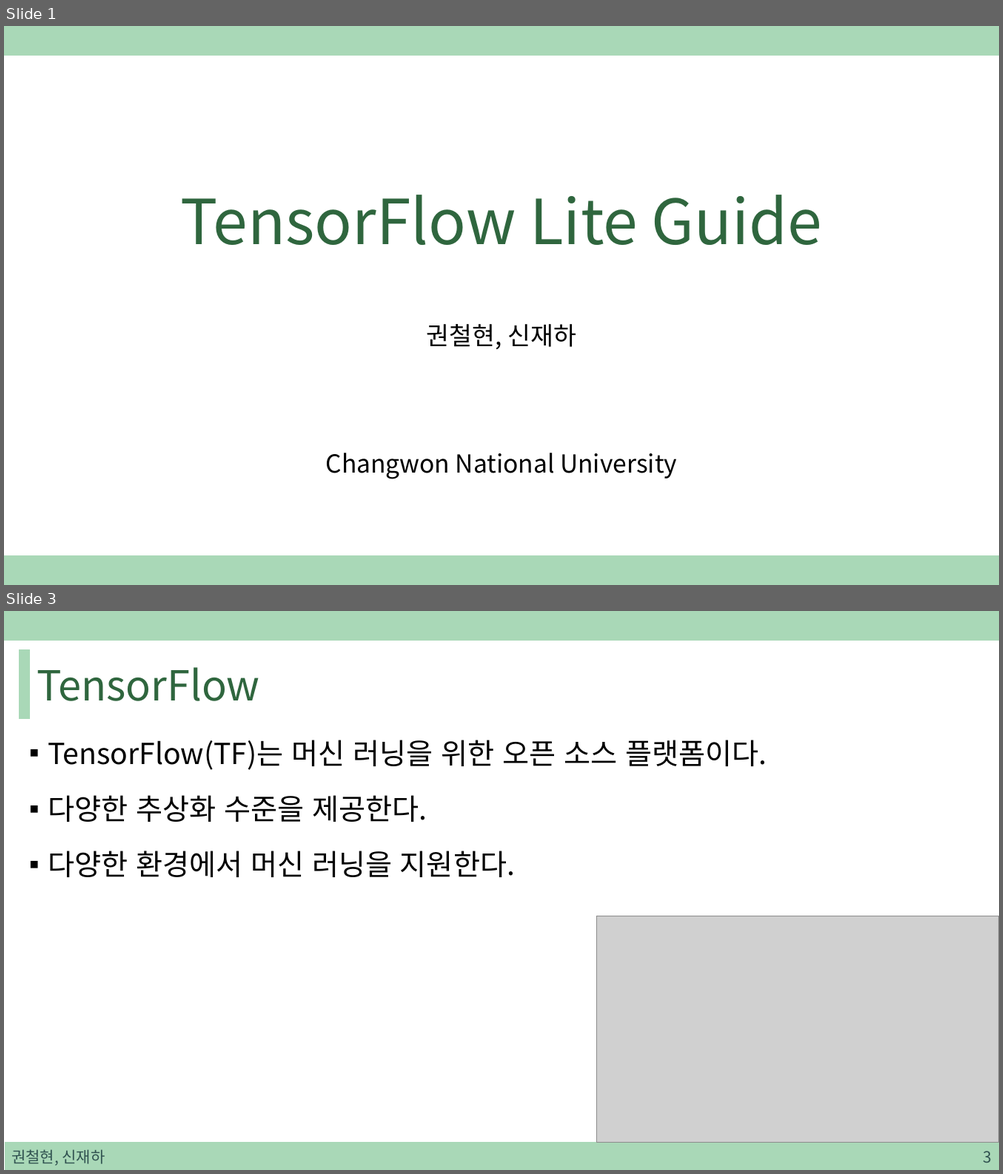
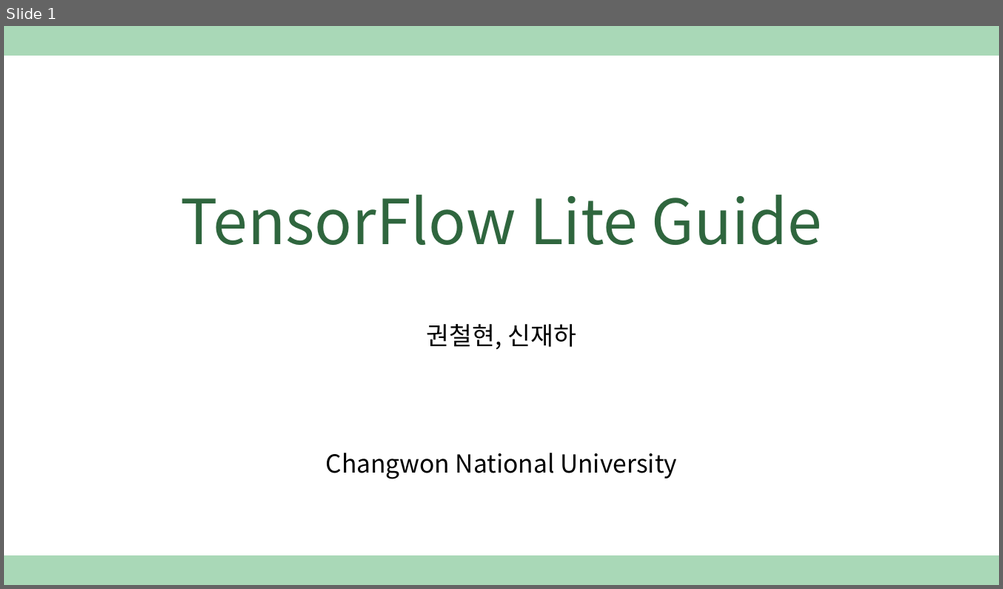
Before and after one commit to sjh4287/capston, a slide deck: 2022.01.07/TensorFlow Lite Guide.pptx. Shown one above the other, each under a label of ours: slides 1 and 3 before the commit, slide 1 after it; the slides between them are not shown. The pictures are 1003x1174 and 1003x589 pixels, drawn with LibreOffice and Linux fonts; fonts in the diff are those of the drawing; grey boxes stand for pictures. Boxes give left, top, right and bottom in pixels: in the first picture for what was removed or moved away, otherwise in the second. Text is boxed around its words. In the diff, an @@ line names an element or a change of style, - is before the commit and + after.

```diff
--- a/2022.01.07/TensorFlow Lite Guide.pptx
+++ b/2022.01.07/TensorFlow Lite Guide.pptx
@@ slide 3 removed at [4,611,999,1170], background #FFFFFF; not listed: 1 template element that a slide beside it also shows @@
@@ rectangle removed at [20,649,29,718] @@
@@ title removed at [37,667,260,701] @@
-TensorFlow
@@ text removed at [48,740,766,877] @@
-▪ TensorFlow(TF)는 머신 러닝을 위한 오픈 소스 플랫폼이다.
-▪ 다양한 추상화 수준을 제공한다.
-▪ 다양한 환경에서 머신 러닝을 지원한다.
@@ picture removed at [597,917,999,1143] @@
@@ rectangle removed at [5,1143,999,1170] @@
@@ text removed at [11,1150,105,1166] @@
-권철현, 신재하
@@ page number removed at [982,1151,991,1163] @@
-3
```
Also in this commit, not shown: 4 other slides removed, 1 other file.
